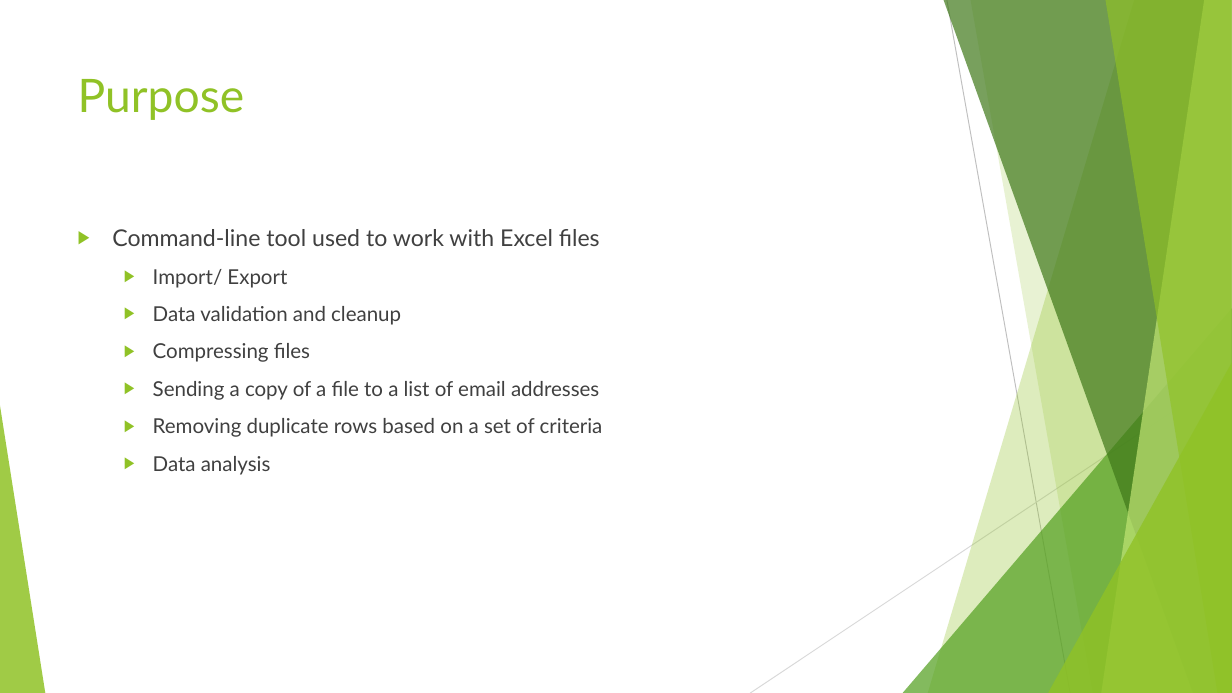
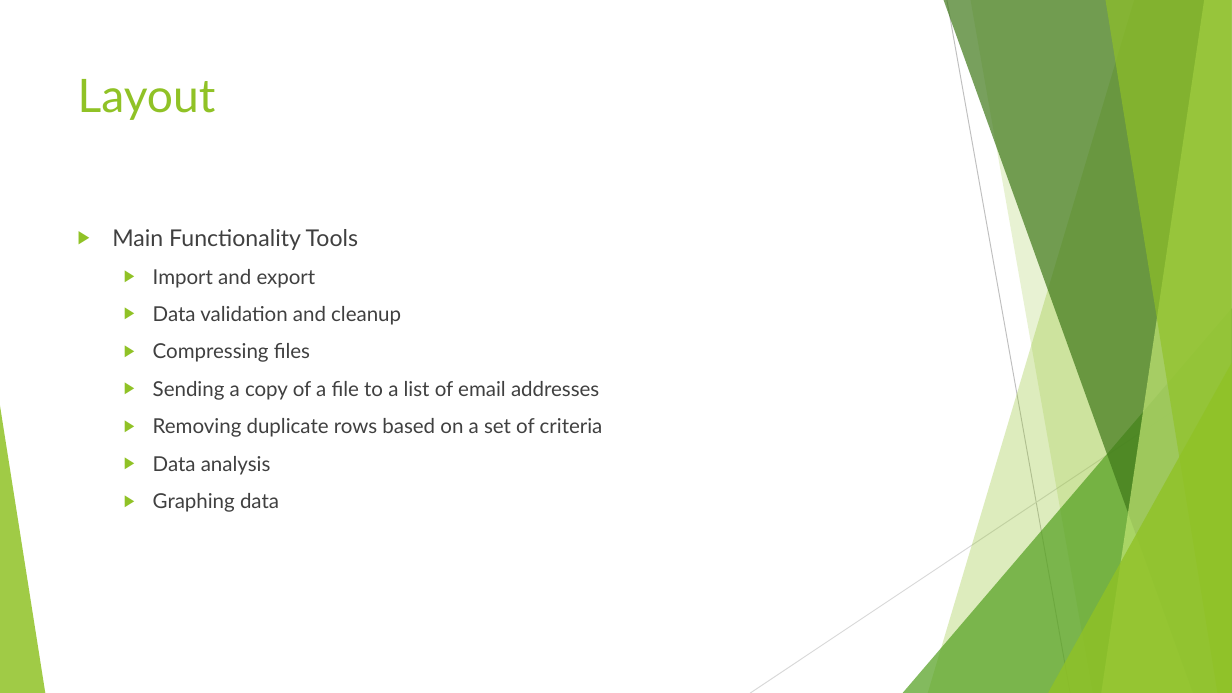
Before and after one commit to sydneyfowler/CS3030, a slide deck: slide 3 of presentation.pptx (slide 2 before the commit). Drawn at 1232x693 pixels with LibreOffice and Linux fonts; fonts in the diff are those of the drawing. Boxes give left, top, right and bottom in pixels: in the first picture for what was removed or moved away, otherwise in the second. Text is boxed around its words. In the diff, an @@ line names an element or a change of style, - is before the commit and + after.

Commit message:
Presentation ¶ Report refinment
Refined presentation: edited a few slides, added a couple for clarity.
Refined report: small edits and grammar / spell checks.

```diff
--- a/presentation.pptx
+++ b/presentation.pptx
@@ title at [78,79,216,120]: text changed @@
-Purpose
+Layout
@@ text at [112,229,358,288]: text changed @@
-▶ Command-line tool used to work with Excel files
-  ▶ Import/ Export
+▶ Main Functionality Tools
+  ▶ Import and export
@@ text at [153,493,279,512]: paragraph added @@
+  ▶ Graphing data
```
Also in this commit, not shown: 1 other slide changed, 2 slides added, 1 other file.
